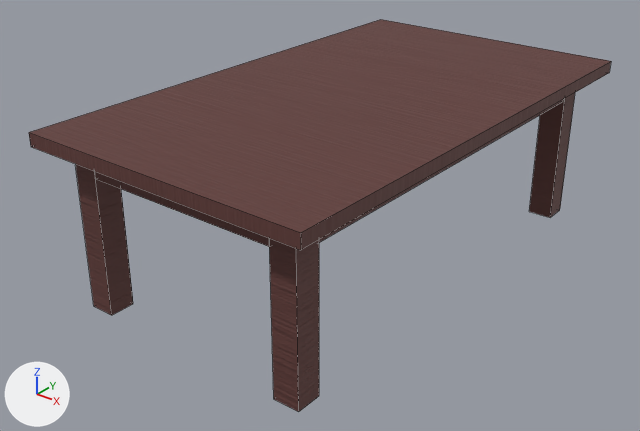
One commit to the Blender file VRRage-VR/assets/models/birthday/geschenk_tisch.blend: the scene before it, then after it.
Camera for both pictures: a 50 mm lens placed at (2.79, -3.68, 2.52), pointed at (-0.09, -0.09, 0.3). Arrows for +X, +Y and +Z are at lower left; the lights stay in place. Mesh edges are drawn as thin lines.

Before the edit, the objects in view are built like this:
```python
me_cube_001 = bpy.data.meshes.new('Cube.001')
me_cube_001.from_pydata(...)  # 76 vertices, 38 faces, 4 loose edges; spans x -1.09..1.08, y -1.74..2.0, z 0.0..1.26
me_cube_001.materials.append(mat_material_001)  # its picture is missing
# before: 4 (0.94, -1.6, 1.16), 5 (1.08, -1.74, 1.26) at pixel (300, 232), 6 (0.94, 1.86, 1.16), 7 (1.08, 2.0, 1.26) at pixel (611, 61), 10 (1.08, 2.0, 1.16) at pixel (609, 72)
# before: 11 (1.08, -1.74, 1.16) at pixel (300, 250), 60 (0.71, 1.63, 1.16), 62 (0.71, 1.63, 0.99), 64 (0.71, 1.82, 1.16), 66 (0.71, 1.82, 0.99)
# before: 68 (0.71, -1.56, 1.16), 70 (0.71, -1.56, 0.99) at pixel (269, 246), 72 (0.71, -1.38, 1.16), 74 (0.71, -1.38, 0.99)
ob_table_col = bpy.data.objects.new('Table-col', me_cube_001)
ob_table_col.location = (0.0, 0.0, 0.0)
ob_table_col.scale = (0.796, 0.796, 0.796)
```
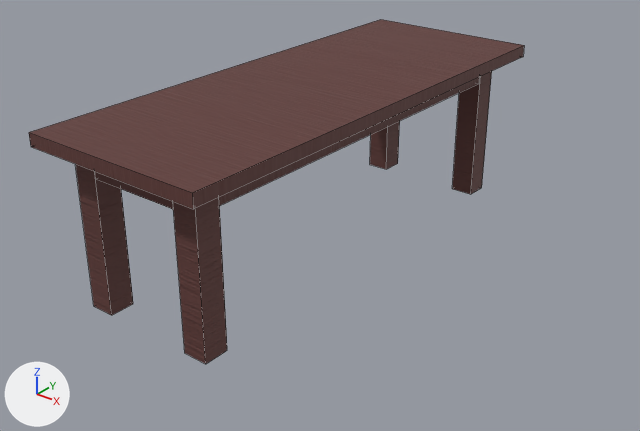
What the commit changed:
me_cube_001 has 76 vertices, 38 faces, 4 loose edges and spans x -1.09..1.08, y -1.74..2.0, z 0.0..1.26.
me_cube_001 is used by ob_table_col; location (0.0, 0.0, 0.0); scale (0.796, 0.796, 0.796).
me_cube_001 part 1: the loose piece of 8 vertices spanning x 0.71..0.9, y -1.56..-1.38, z 0.0..1.16 is moved by (-0.73, 0.0, 0.0).
me_cube_001 part 2: the loose piece of 8 vertices spanning x 0.71..0.9, y 1.63..1.82, z 0.0..1.16 is moved by (-0.73, 0.0, 0.0).
me_cube_001 part 3: the loose piece of 8 vertices spanning x 0.72..0.88, y -1.38..1.63, z 0.99..1.16 is moved by (-0.73, 0.0, 0.0).
Part 4, on me_cube_001:
Vertices 4 to 7, 10, 11, 60, 62, 64, 66, 68, 70, 72, 74 of me_cube_001 move by (-0.73, 0.0, 0.0).

Boxes [x1, y1, x2, y2] around the edits, measured in the pictures (640 x 431 px; the box of a moved part takes in the faces that stretch with it):
'Table-col', reshaped (15% narrower, 12% shorter)
    before: [29, 19, 611, 412]
    after: [29, 19, 524, 364]
part 1 of me_cube_001, moved or reshaped
    before: [269, 238, 319, 412]
    after: [173, 197, 227, 364]
part 2 of me_cube_001, moved or reshaped
    before: [529, 93, 575, 218]
    after: [452, 71, 492, 194]
part 3 of me_cube_001, moved or reshaped
    before: [319, 100, 563, 242]
    after: [219, 77, 479, 205]
part 4 of me_cube_001, moved or reshaped
    before: [30, 44, 611, 250]
    after: [30, 44, 524, 209]
